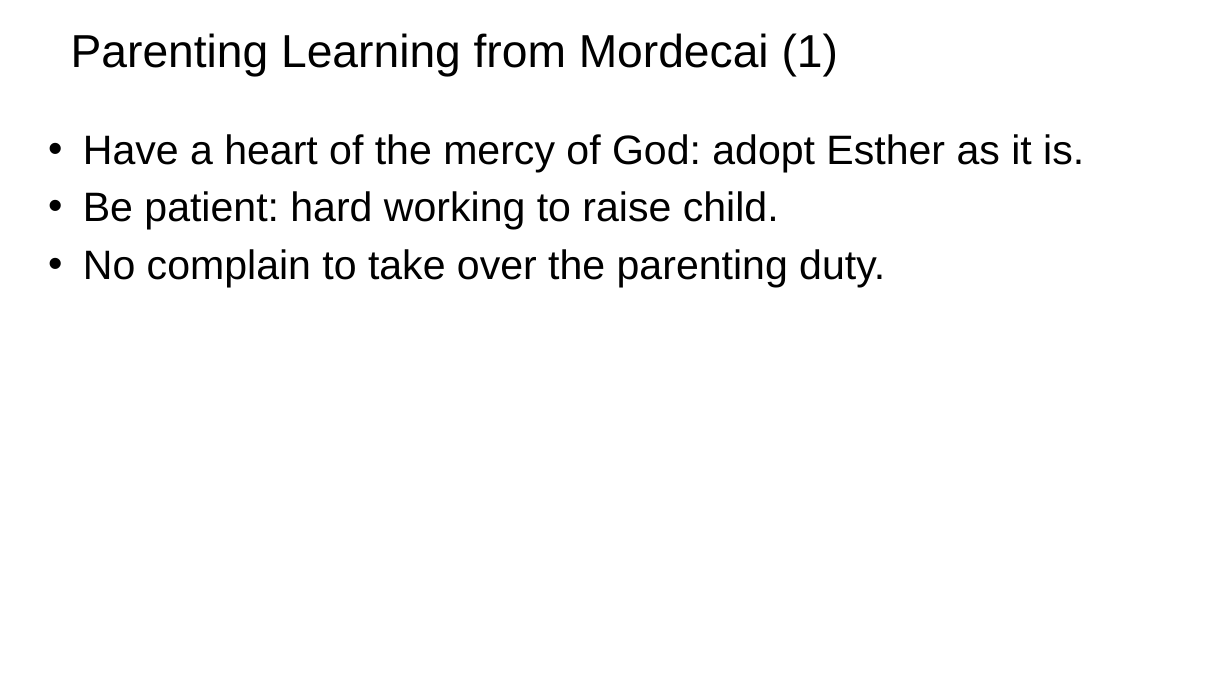
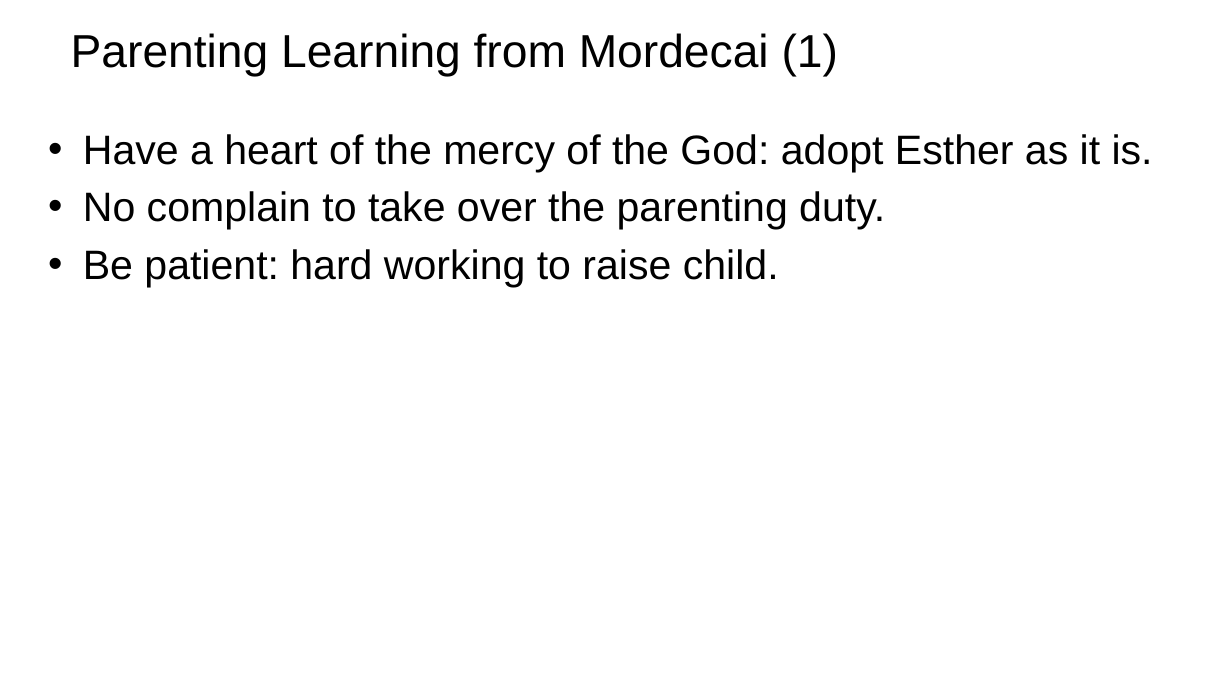
Before and after one commit to wdingbox/accc_2025_pp, a slide deck: slide 5 of ppt/Esther/Esther_02.pptx. Drawn at 1232x693 pixels with LibreOffice and Linux fonts; fonts in the diff are those of the drawing; background and template pictures are left out. Boxes give left, top, right and bottom in pixels: in the first picture for what was removed or moved away, otherwise in the second. Text is boxed around its words. In the diff, an @@ line names an element or a change of style, - is before the commit and + after.

```diff
--- a/ppt/Esther/Esther_02.pptx
+++ b/ppt/Esther/Esther_02.pptx
@@ text at (83, 134, 1153, 230): text changed @@
-• Have a heart of the mercy of God: adopt Esther as it is.
+• Have a heart of the mercy of the God: adopt Esther as it is.
+• No complain to take over the parenting duty.
@@ text at (83, 249, 885, 287): paragraph removed @@
-• No complain to take over the parenting duty.
```
Also in this commit, not shown: 6 other slides changed, 1 other file.
